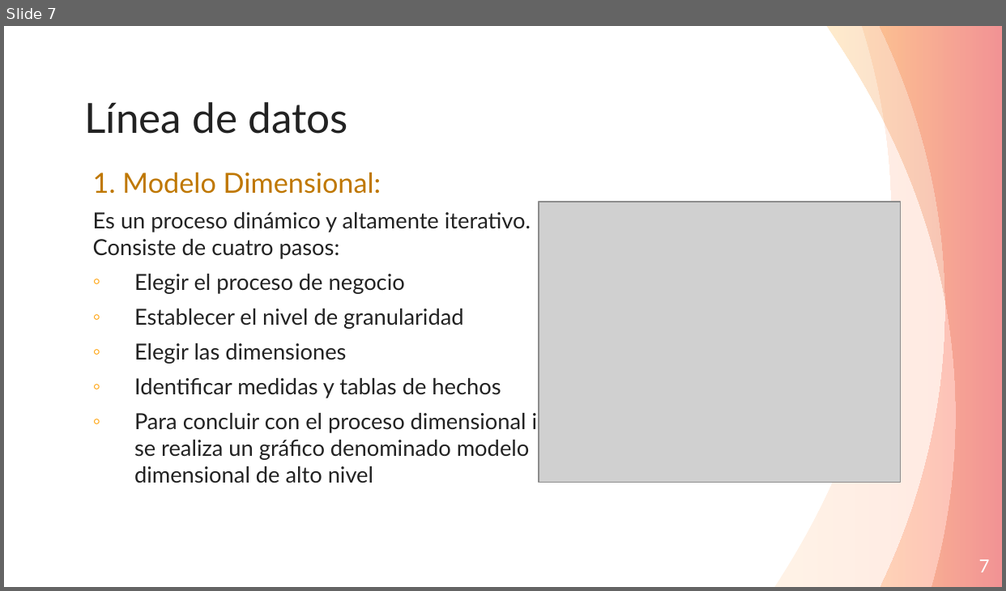
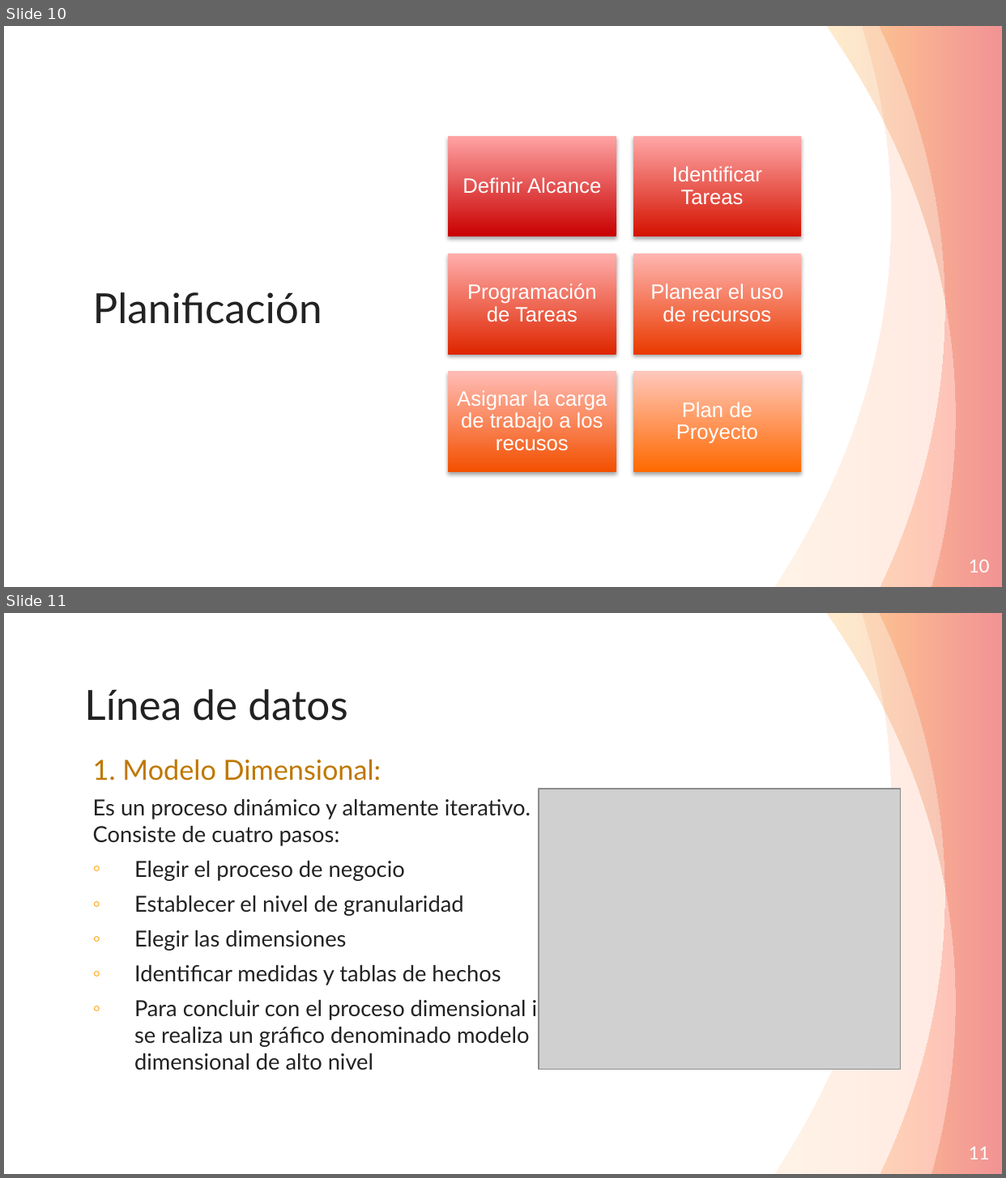
Before and after one commit to Andre-Reinoso/Inmon-vs-Kimball, a slide deck: Inmon-vs-Kimball.pptx. Shown one above the other, each under a label of ours: slide 7 before the commit, slides 10 and 11 after it. The pictures are 1006x591 and 1006x1178 pixels, drawn with LibreOffice and Linux fonts; fonts in the diff are those of the drawing; grey boxes stand for pictures. Boxes give left, top, right and bottom in pixels: in the first picture for what was removed or moved away, otherwise in the second. Text is boxed around its words. In the diff, an @@ line names an element or a change of style, - is before the commit and + after.

```diff
--- a/Inmon-vs-Kimball.pptx
+++ b/Inmon-vs-Kimball.pptx
@@ slide 10 added at bbox=[4, 26, 1002, 587], background #FFFFFF; not listed: 3 template elements that a slide beside it also shows @@
@@ title added at bbox=[93, 292, 322, 324], 30 pt, text #222222 @@
+Planificación
@@ group added at bbox=[448, 136, 801, 472]: 6 rectangles, 6 texts @@
+Definir Alcance
+Identificar Tareas
+Programación de Tareas
+Planear el uso de recursos
+Asignar la carga de trabajo a los recusos
+Plan de Proyecto
@@ page number added at bbox=[969, 560, 990, 573], 13 pt, text #FFFFFF @@
+10
@@ what was slide 7 is now slide 11 @@
@@ page number at bbox=[969, 1147, 990, 1160]: text changed @@
-7
+11
```
Also in this commit, not shown: 4 other slides added, 1 slide removed.
